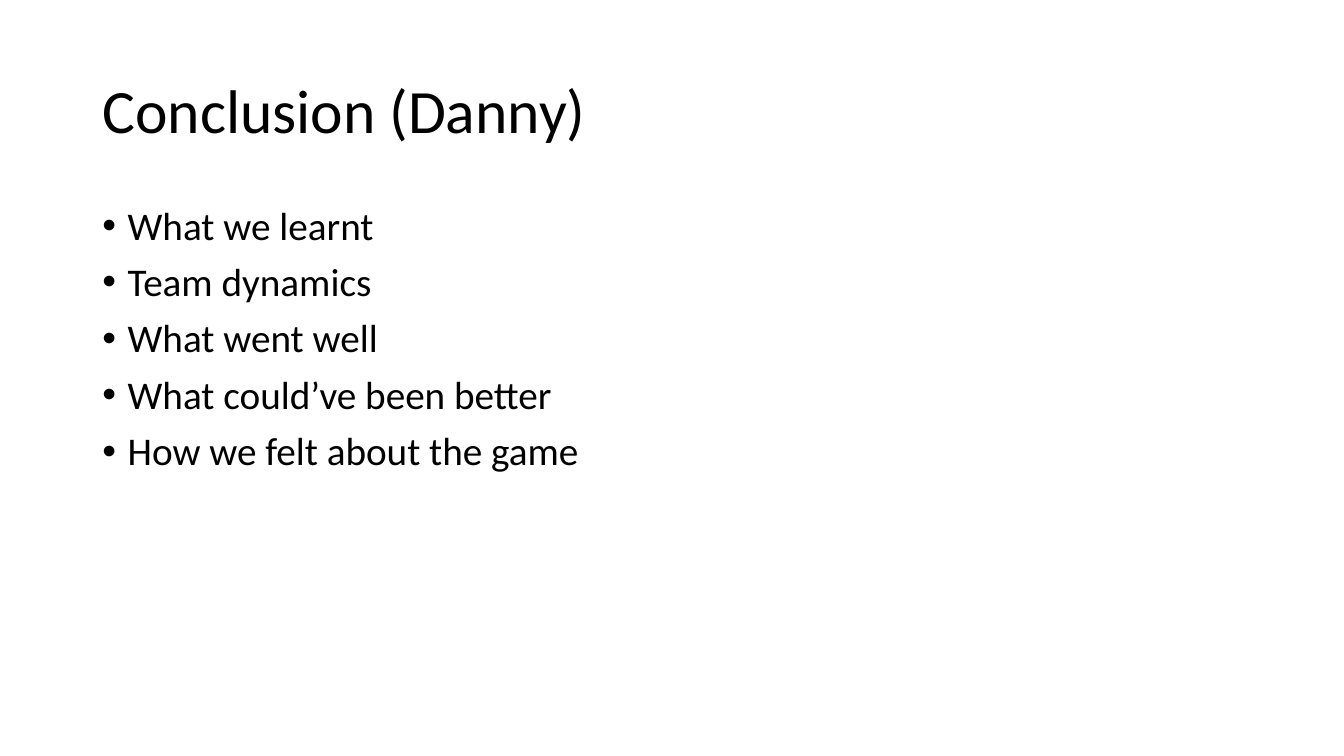
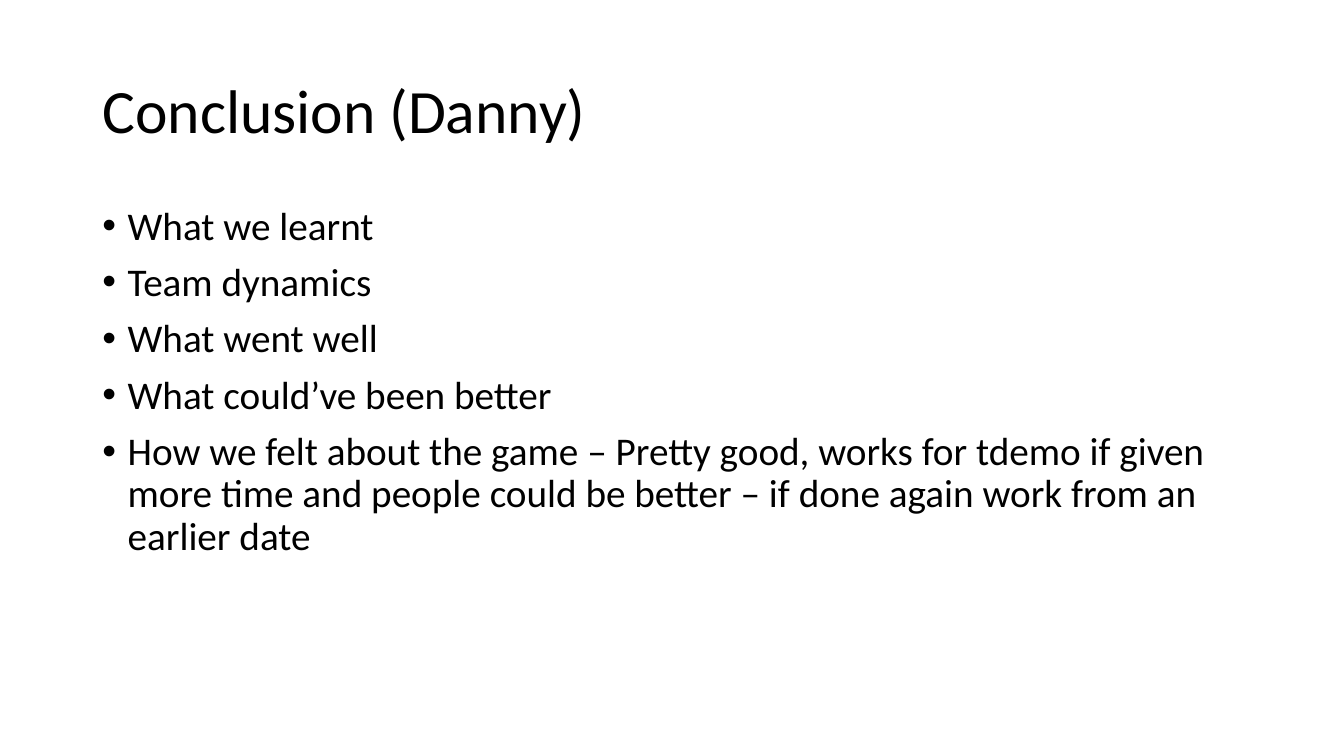
Before and after one commit to DannyStanley/TDEMO-, a slide deck: slide 13 of Video Presentation V2.pptx. Drawn at 1344x756 pixels with LibreOffice and Linux fonts; fonts in the diff are those of the drawing. Boxes give left, top, right and bottom in pixels: in the first picture for what was removed or moved away, otherwise in the second. Text is boxed around its words. In the diff, an @@ line names an element or a change of style, - is before the commit and + after.

```diff
--- a/Video Presentation V2.pptx
+++ b/Video Presentation V2.pptx
@@ text at (128,437,1204,551): text changed @@
-• How we felt about the game
+• How we felt about the game – Pretty good, works for tdemo if given more time and people could be better – if done again work from an earlier date
```
Also in this commit, not shown: 1 other slide changed.
